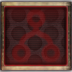
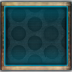
The second 72x72 image is a revision of the first. Changes to its layers:
added layer "BLUE 1" above "BLUE 2" over (0, 2, 72, 70)
added layer "BLUE 2" above "RED 1" over (0, 0, 72, 72)
hid "RED 1" over (0, 2, 72, 70)
hid "RED 2" over (0, 0, 72, 72)
hid "Layer 8" over (10, 7, 62, 65)
